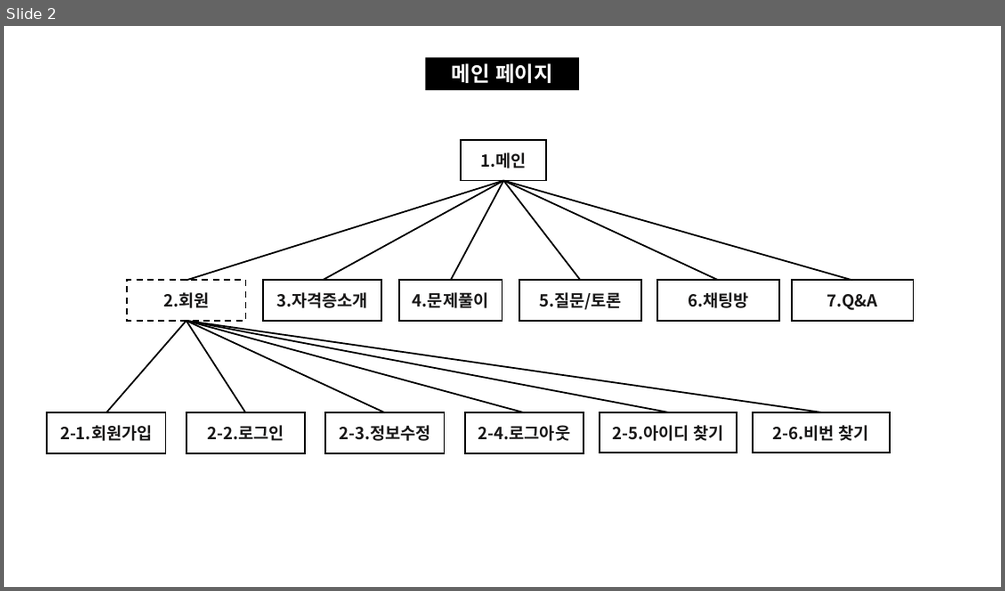
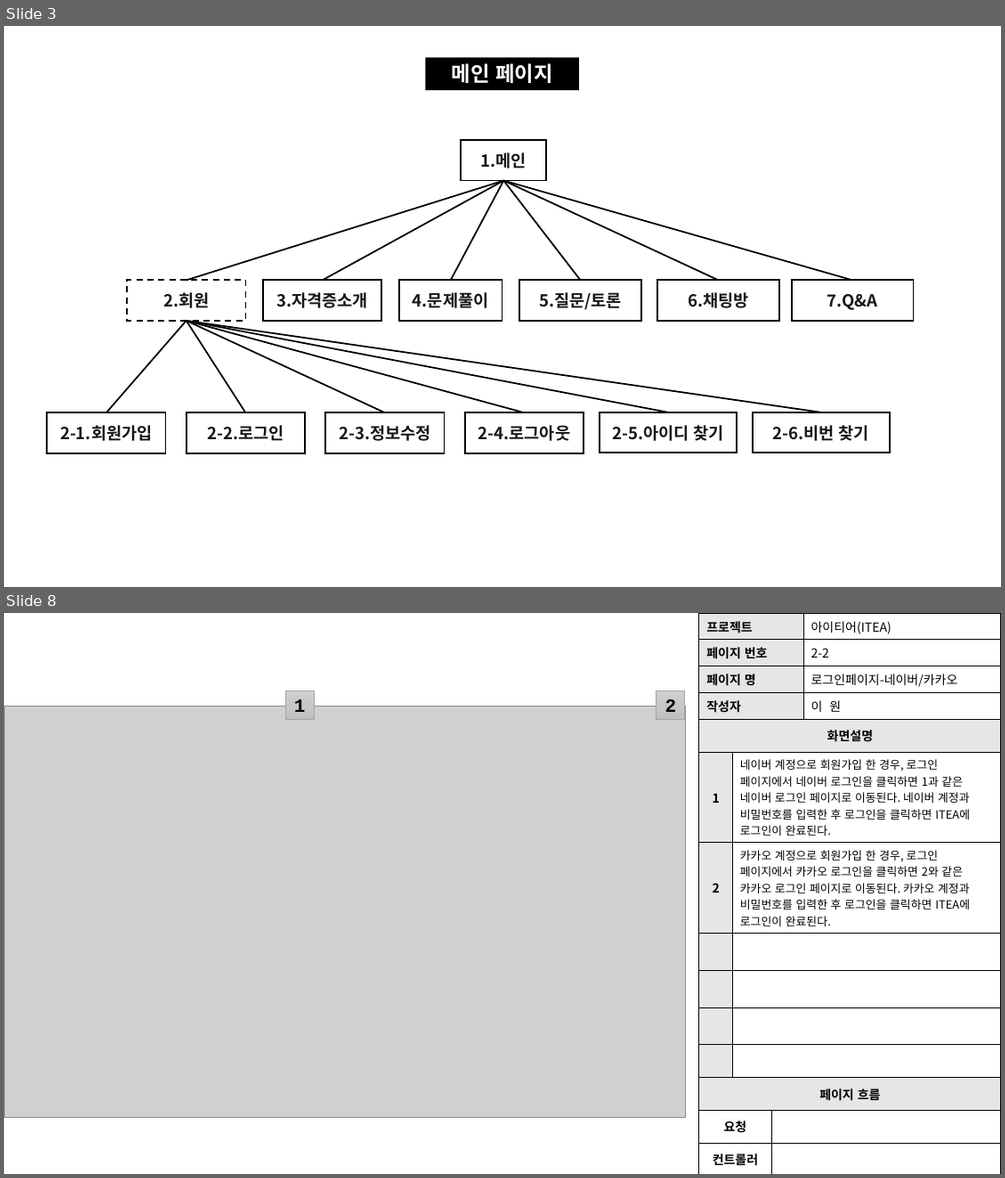
Before and after one commit to skwls2087/itea, a slide deck: 추가자료/스토리보드/스토리보드.pptx. Shown one above the other, each under a label of ours: slide 2 before the commit, slides 3 and 8 after it; the slides between them are not shown. The pictures are 1005x591 and 1005x1178 pixels, drawn with LibreOffice and Linux fonts; fonts in the diff are those of the drawing; grey boxes stand for pictures. Boxes give left, top, right and bottom in pixels: in the first picture for what was removed or moved away, otherwise in the second. Text is boxed around its words. In the diff, an @@ line names an element or a change of style, - is before the commit and + after.

```diff
--- a/추가자료/스토리보드/스토리보드.pptx
+++ b/추가자료/스토리보드/스토리보드.pptx
@@ slide 8 added at (4, 613, 1001, 1174), background #FFFFFF @@
@@ table added at (699, 613, 1001, 719), 4 rows, 2 columns @@
+프로젝트 | 아이티어(ITEA)
+페이지 번호 | 2-2
+페이지 명 | 로그인페이지-네이버/카카오
+작성자 | 이 원
@@ rectangle added at (285, 690, 314, 718), fill gradient #D2D2D2 to #C8C8C8 to #C0C0C0, outline #A5A5A5 0.5 pt, 18 pt, text #000000, bold @@
+1
@@ rectangle added at (656, 690, 685, 718), fill gradient #D2D2D2 to #C8C8C8 to #C0C0C0, outline #A5A5A5 0.5 pt, 18 pt, text #000000, bold @@
+2
@@ picture added at (4, 706, 685, 1117) @@
@@ table added at (699, 719, 1001, 1174), 11 rows, 3 columns @@
+화면설명 |  | 
+1 | 네이버 계정으로 회원가입 한 경우, 로그인 페이지에서 네이버 로그인을 클릭하면 1과 같은 네이버 로그인 페이지로 이동된다. 네이버 계정과 비밀번호를 입력한 후 로그인을 클릭하면 ITEA에 로그인이 완료된다. | 
+2 | 카카오 계정으로 회원가입 한 경우, 로그인 페이지에서 카카오 로그인을 클릭하면 2와 같은 카카오 로그인 페이지로 이동된다. 카카오 계정과 비밀번호를 입력한 후 로그인을 클릭하면 ITEA에 로그인이 완료된다. | 
+ |  | 
+ |  | 
+ |  | 
+ |  | 
+페이지 흐름 |  | 
+요청 |  | 
+컨트롤러 |  | 
+뷰 |  | 
@@ what was slide 2 is now slide 3 @@
```
Also in this commit, not shown: 3 slides changed, 15 other slides added, 14 other files.
